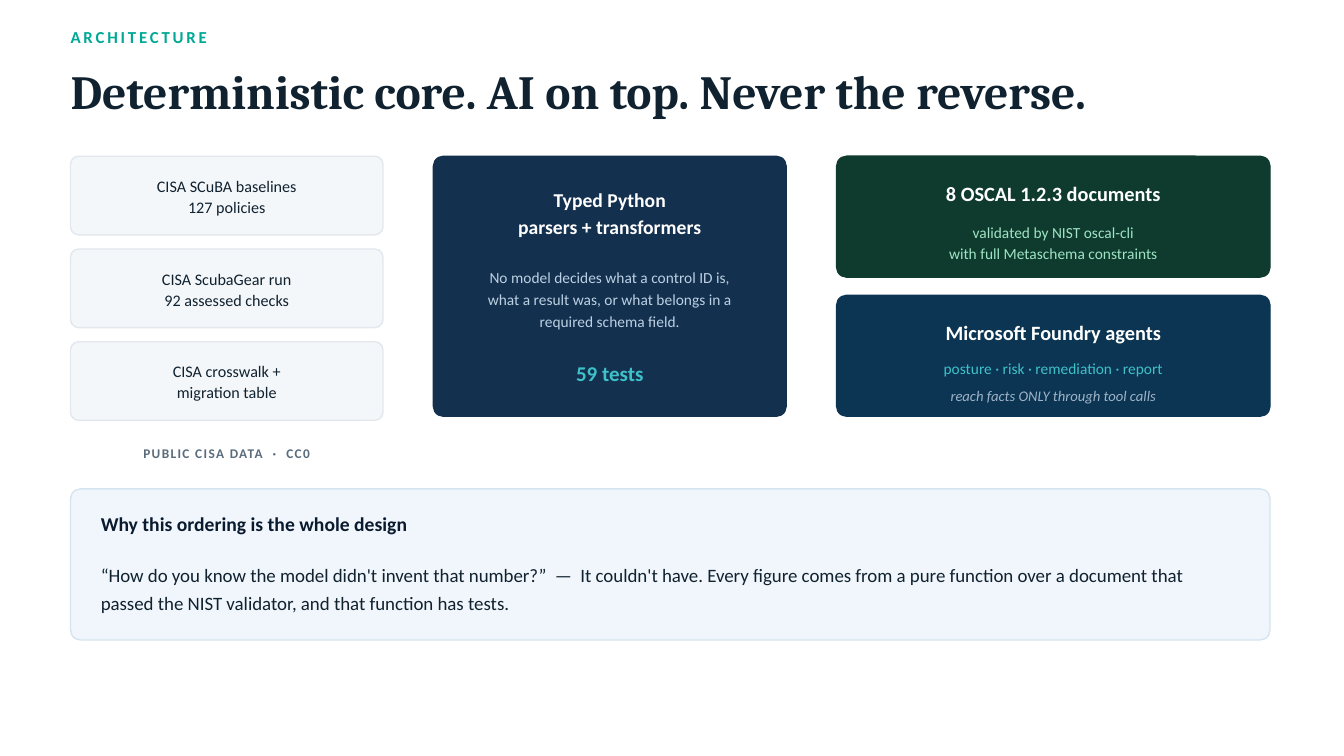
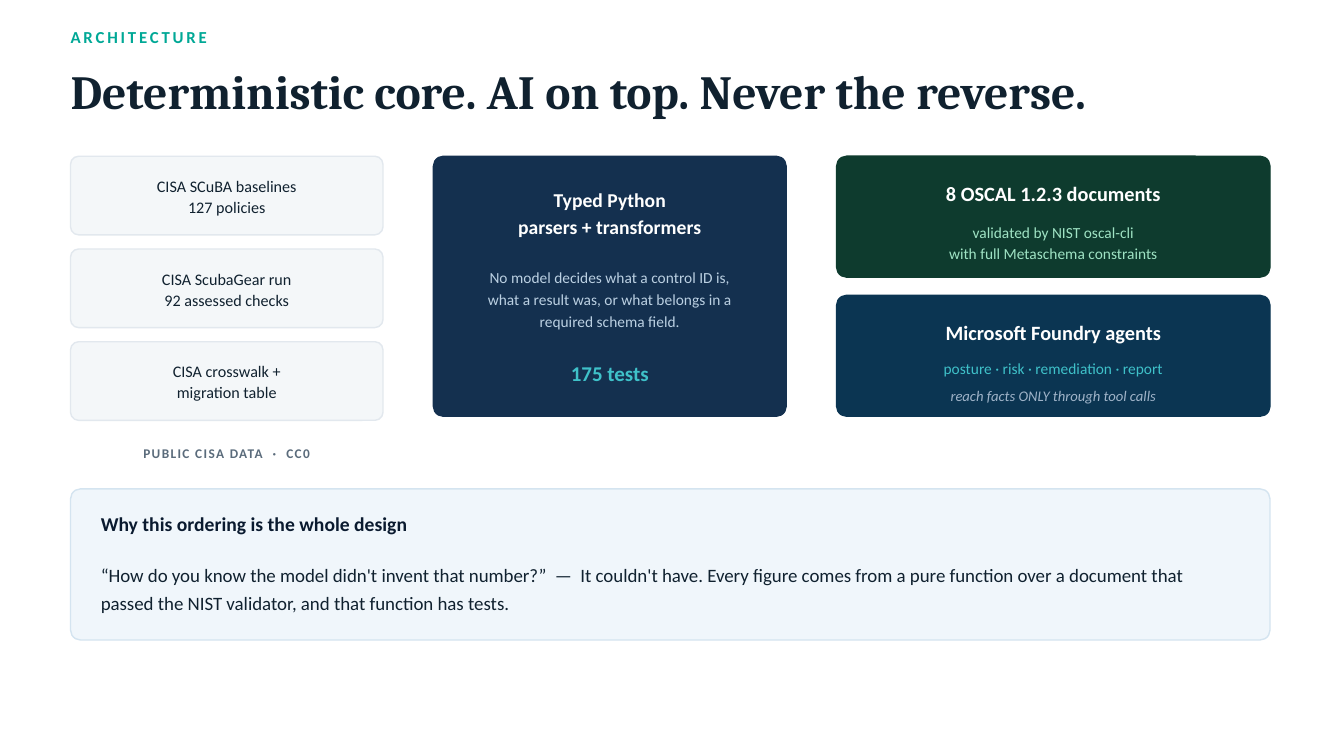
Before and after one commit to saleha-muzammil/microsoft-sec, a slide deck: slide 4 of docs/presentation.pptx. Drawn at 1344x756 pixels with LibreOffice and Linux fonts; fonts in the diff are those of the drawing. Boxes give left, top, right and bottom in pixels: in the first picture for what was removed or moved away, otherwise in the second. Text is boxed around its words. In the diff, an @@ line names an element or a change of style, - is before the commit and + after.

```diff
--- a/docs/presentation.pptx
+++ b/docs/presentation.pptx
@@ text at (571,367,648,381): text changed @@
-59 tests
+175 tests
```
Also in this commit, not shown: 4 other slides changed, 2 slides added, 45 other files.
